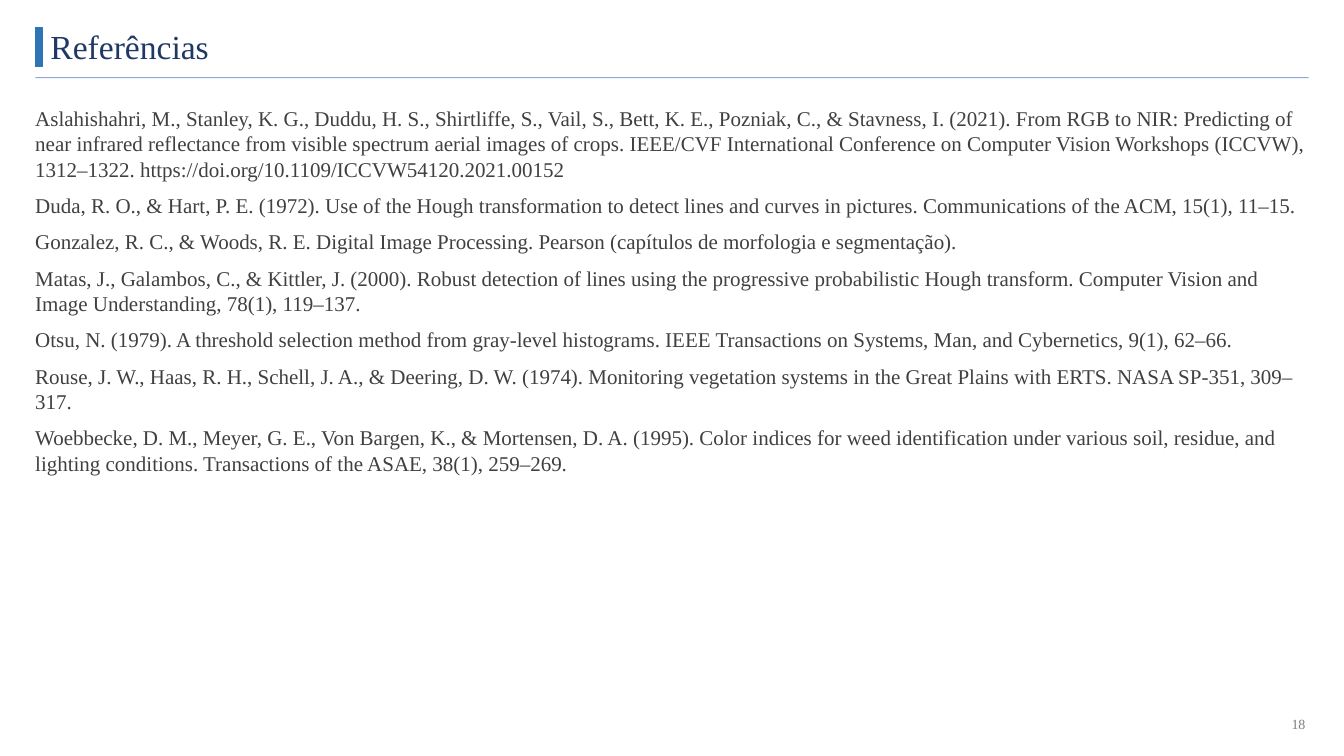
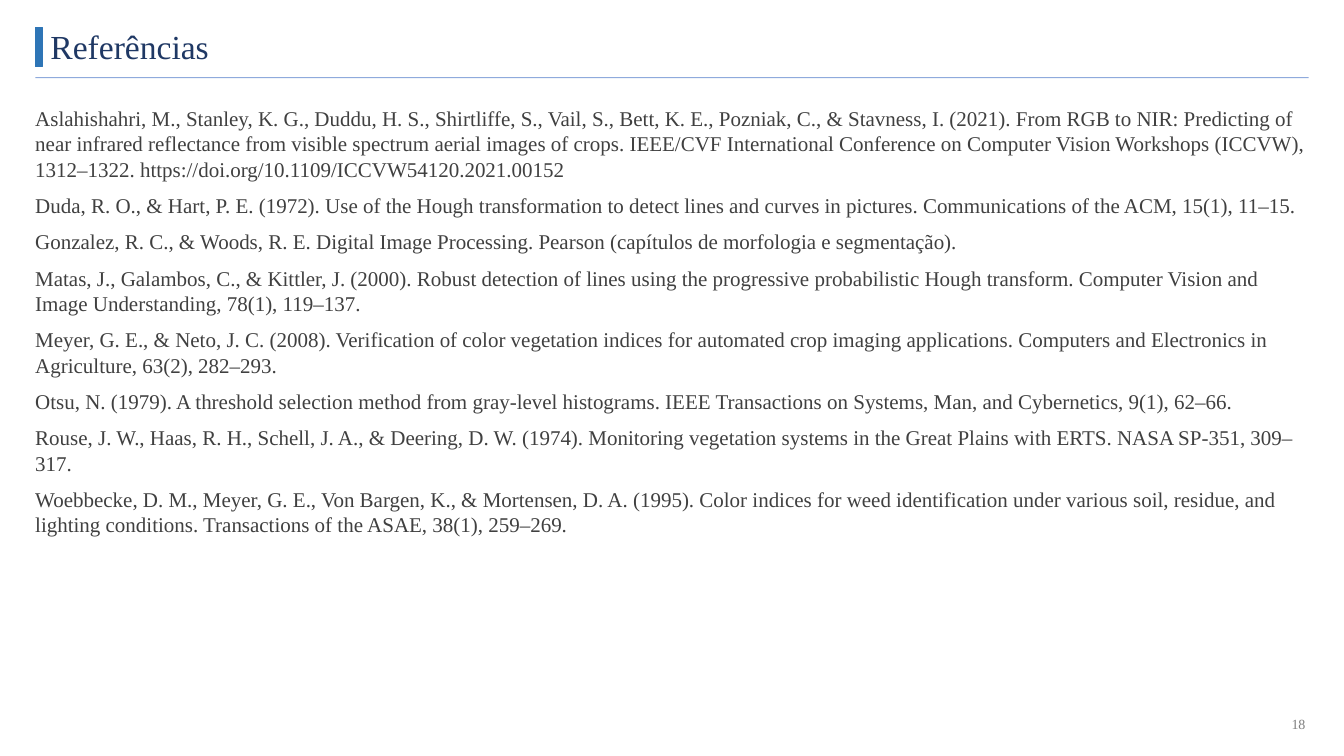
Before and after one commit to AlexandreH13/PDI-PGC111-LinhasPlantioVANT, a slide deck: slide 18 of apresentacao-linhas-plantio.pptx. Drawn at 1344x756 pixels with LibreOffice and Linux fonts; fonts in the diff are those of the drawing. Boxes give left, top, right and bottom in pixels: in the first picture for what was removed or moved away, otherwise in the second. Text is boxed around its words. In the diff, an @@ line names an element or a change of style, - is before the commit and + after.

```diff
--- a/apresentacao-linhas-plantio.pptx
+++ b/apresentacao-linhas-plantio.pptx
@@ text at [35,332,1267,377]: paragraph added @@
+Meyer, G. E., & Neto, J. C. (2008). Verification of color vegetation indices for automated crop imaging applications. Computers and Electronics in Agriculture, 63(2), 282–293.
```
Also in this commit, not shown: 6 other slides changed, 1 other file.
